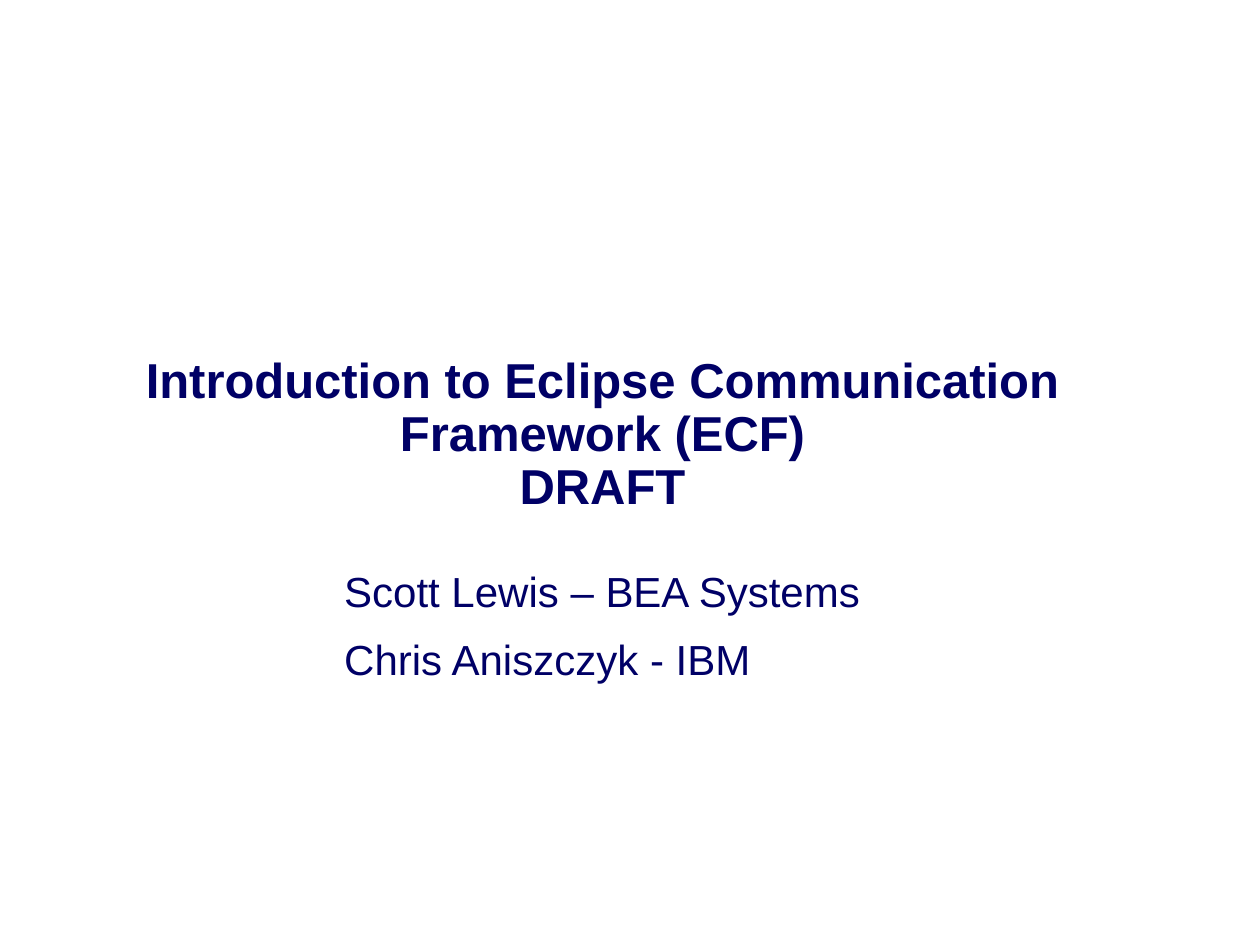
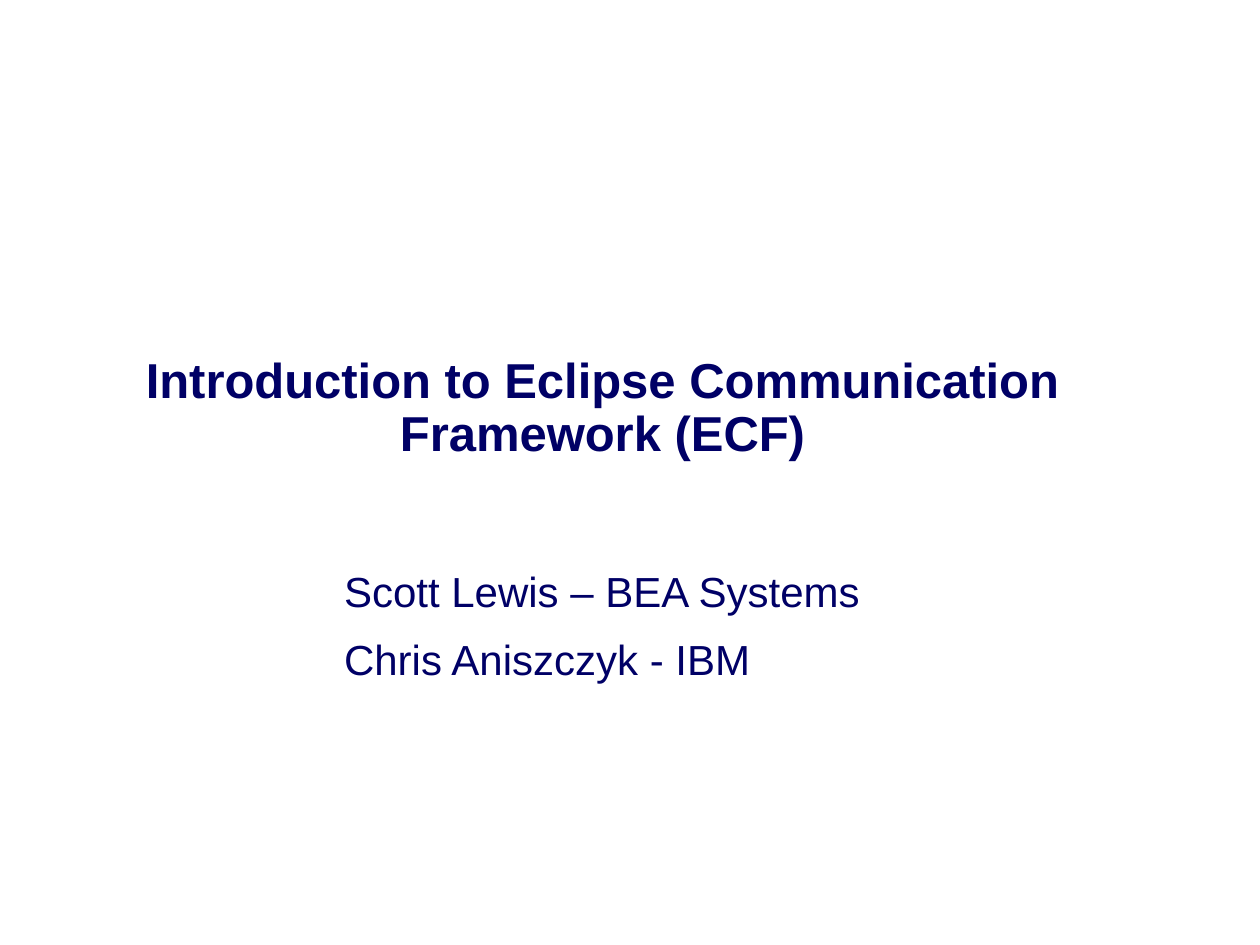
Before and after one commit to eclipse/ecf, a slide deck: slide 1 of doc/tutorials/Webinars/7.31.2007/ECF_Webinar_7.31.2007.ppt. Drawn at 1260x945 pixels with LibreOffice and Linux fonts; fonts in the diff are those of the drawing; background and template pictures are left out. Boxes give left, top, right and bottom in pixels: in the first picture for what was removed or moved away, otherwise in the second. Text is boxed around its words. In the diff, an @@ line names an element or a change of style, - is before the commit and + after.

```diff
--- a/doc/tutorials/Webinars/7.31.2007/ECF_Webinar_7.31.2007.ppt
+++ b/doc/tutorials/Webinars/7.31.2007/ECF_Webinar_7.31.2007.ppt
@@ title at [146,362,1059,461]: text changed @@
-Introduction to Eclipse Communication Framework (ECF)
-DRAFT
+Introduction to Eclipse Communication Framework (ECF)
```
Also in this commit, not shown: 14 other slides changed, 2 slides added, 1 slide removed.
